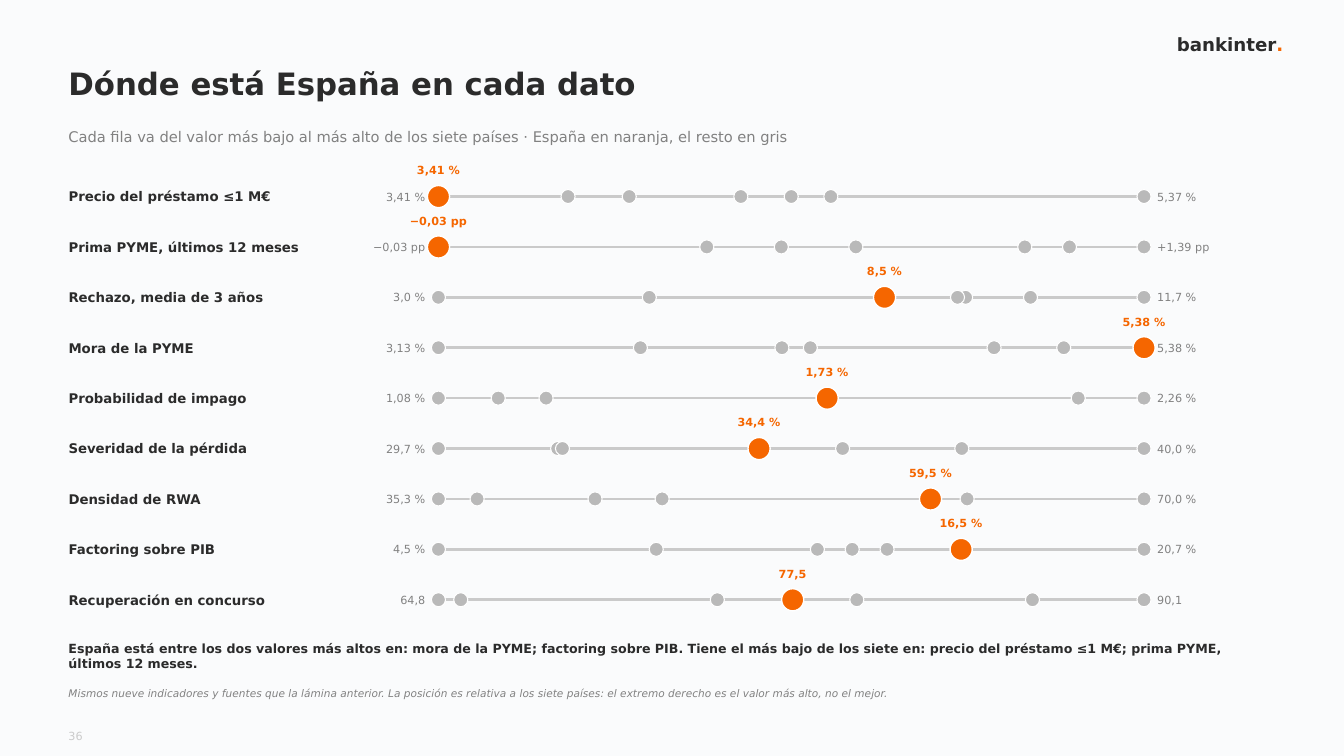
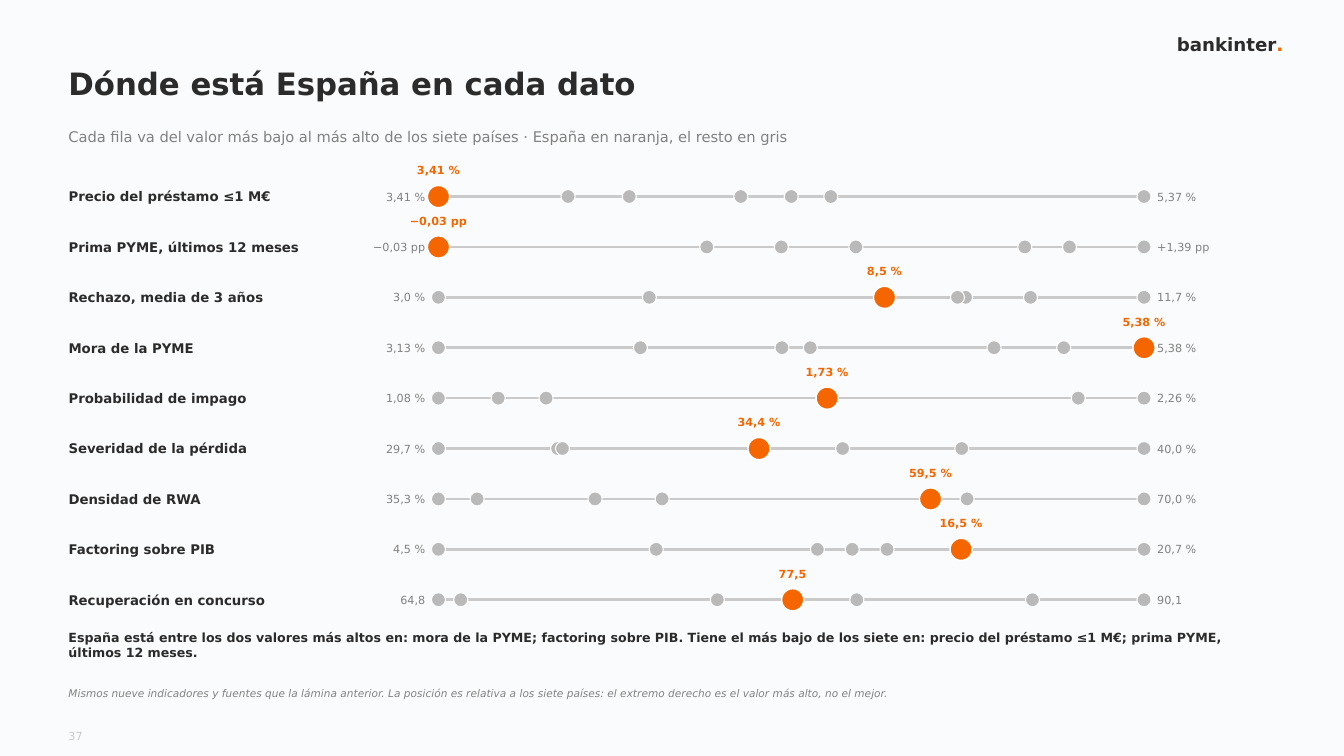
Before and after one commit to agomez2812-lang/sturdy-barnacle, a slide deck: slide 37 of pres/mercado_pyme_europa.pptx (slide 36 before the commit). Drawn at 1344x756 pixels with LibreOffice and Linux fonts; fonts in the diff are those of the drawing. Boxes give left, top, right and bottom in pixels: in the first picture for what was removed or moved away, otherwise in the second. Text is boxed around its words. In the diff, an @@ line names an element or a change of style, - is before the commit and + after.

```diff
--- a/pres/mercado_pyme_europa.pptx
+++ b/pres/mercado_pyme_europa.pptx
@@ text "España está entre los dos ...": place and size @@
-text "España está entre los dos ..." at bbox=[68, 643, 1221, 668]
+text "España está entre los dos ..." at bbox=[68, 632, 1221, 657]
@@ text at bbox=[68, 732, 82, 740]: text changed @@
-36
+37
```
Also in this commit, not shown: 18 other slides changed, 1 slide added, 4 other files.
